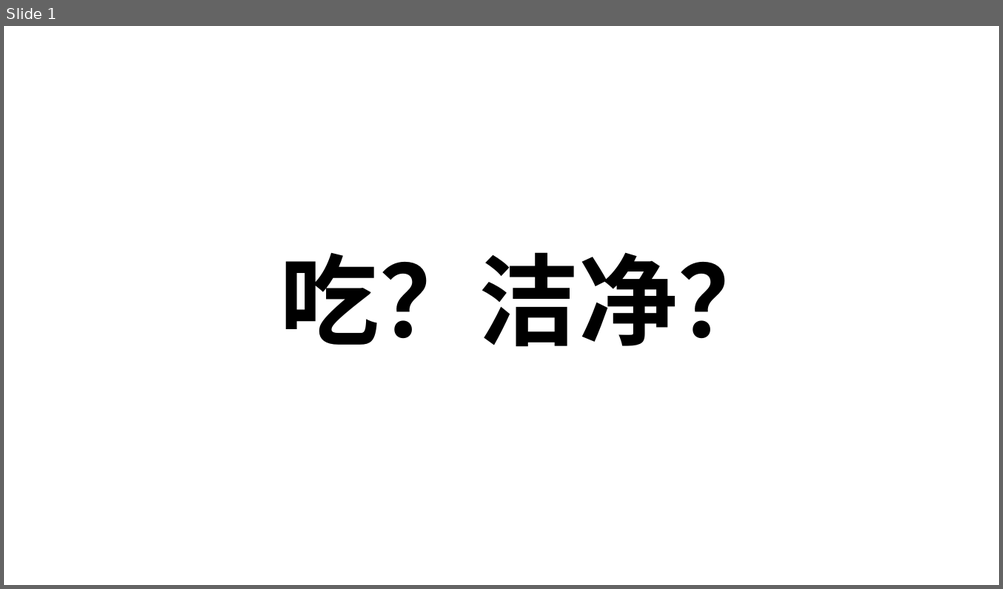
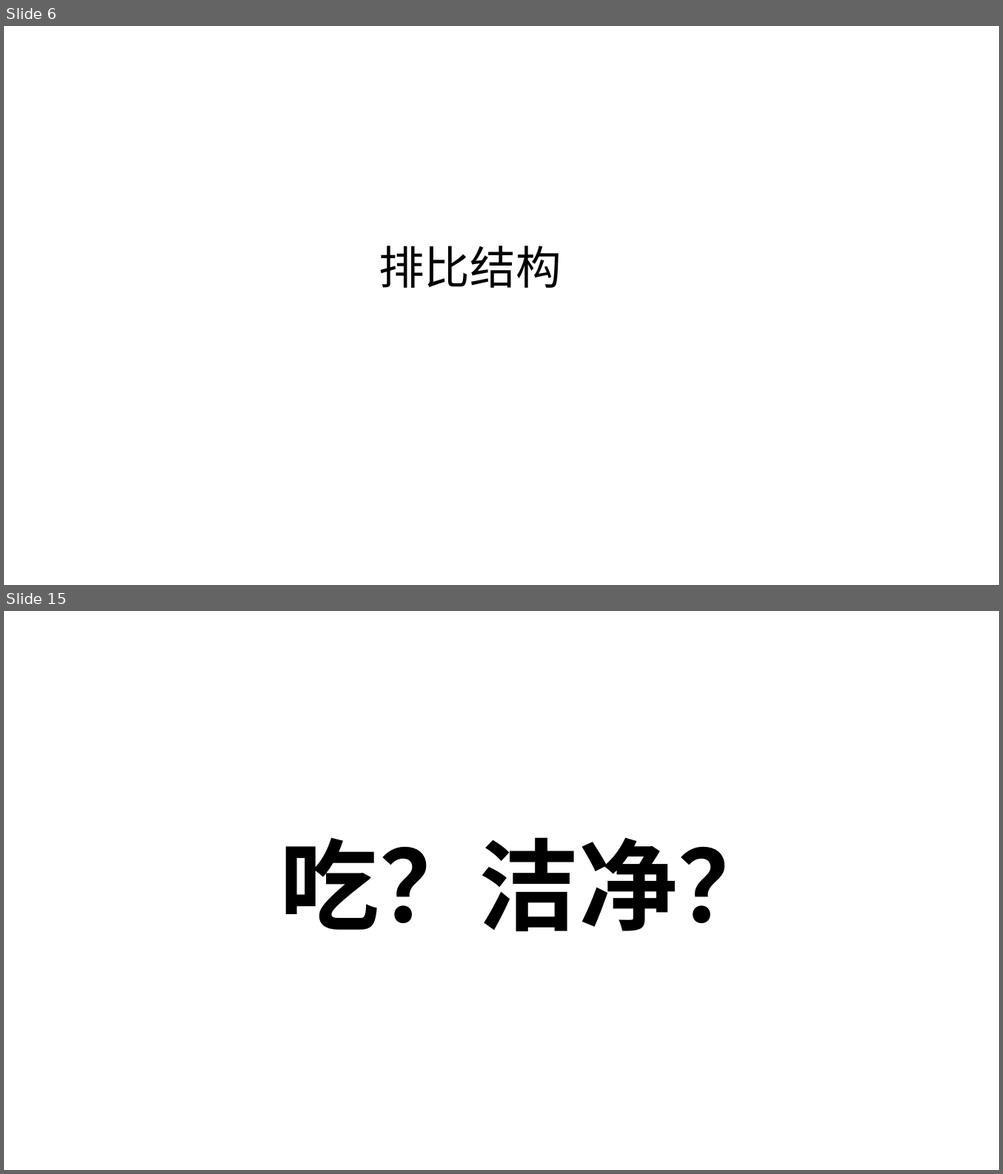
Before and after one commit to zy-hz/my-bible, a slide deck: 读经笔记/各卷圣经/03 利未记/周三.pptx. Shown one above the other, each under a label of ours: slide 1 before the commit, slides 6 and 15 after it; the slides between them are not shown. The pictures are 1003x589 and 1003x1174 pixels, drawn with LibreOffice and Linux fonts; fonts in the diff are those of the drawing. Boxes give left, top, right and bottom in pixels: in the first picture for what was removed or moved away, otherwise in the second. Text is boxed around its words. In the diff, an @@ line names an element or a change of style, - is before the commit and + after.

```diff
--- a/读经笔记/各卷圣经/03 利未记/周三.pptx
+++ b/读经笔记/各卷圣经/03 利未记/周三.pptx
@@ slide 6 added at box(4, 26, 999, 585), background #FFFFFF @@
@@ text added at box(378, 246, 560, 288), 44 pt, text #000000 @@
+排比结构
@@ what was slide 1 is now slide 15 @@
```
Also in this commit, not shown: 13 other slides added, 16 other files.
